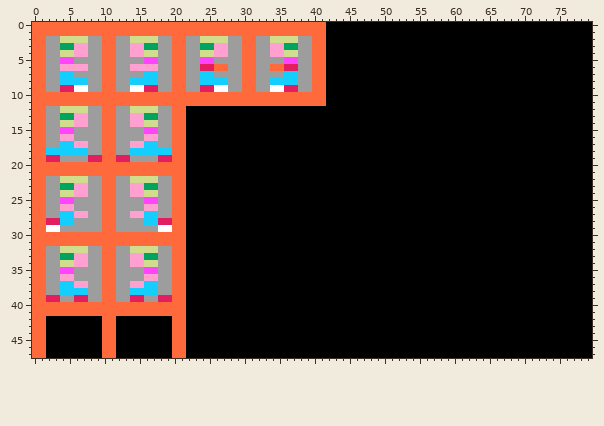
A sprite sheet gets an edit: games/keen/sprites/keen_sprites.png. Above: the version before the commit.
The file is 80x48 pixels. Colours within 5 levels of each other are drawn and written as one.
And afterwards:
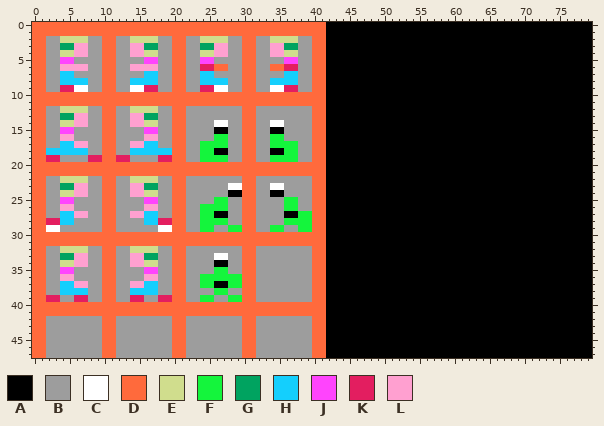
Palette (. is transparent): A #000000  B #9d9d9d  C #ffffff  D #ff6a3c  E #d0dd8d  F #14f53c  G #00a360  H #14cffd  J #ff44fd  K #e31e60  L #ffa0d0
Author's note on the commit: keen: working on yorp support
The edit:
Colour A gives way to colour B in rows 12 to 13 at x 22 to 29 and 32 to 39; in rows 14 to 16 at x 22 to 25, 28 to 29, 32 to 33 and 36 to 39; in rows 17 to 19 at x 22 to 23, 28 to 29, 32 to 33 and 38 to 39; in row 22 at x 22 to 29 and 32 to 39; in rows 23 to 24 at x 22 to 27, 32 to 33 and 36 to 39; in row 25 at x 22 to 25, 28 to 29, 32 to 35 and 38 to 39.
Colour A gives way to colour B in row 26 at x 22 to 23, 28 to 29, 32 to 35 and 38 to 39; in rows 27 to 28 at x 22 to 23, 28 to 29 and 32 to 35; in row 29 at x 22 to 23, 26 to 27, 32 to 33 and 36 to 37; in row 32 at x 22 to 29 and 32 to 39; in rows 33 to 35 at x 22 to 25, 28 to 29 and 32 to 39; in rows 36 to 37 at x 22 to 23 and 32 to 39.
Colour A gives way to colour B in row 38 at x 22 to 25, 28 to 29 and 32 to 39; in row 39 at x 22 to 23, 26 to 27 and 32 to 39; in rows 42 to 47 at x 2 to 9, 12 to 19, 22 to 29 and 32 to 39.
Colour A gives way to colour C in row 14 at x 26 to 27 and 34 to 35; in row 23 at x 28 to 29 and 34 to 35; in row 33 at x 26 to 27.
Colour A gives way to colour D in rows 12 to 19 at x 30 to 31 and 40 to 41; in rows 20 to 21 at x 22 to 41; in rows 22 to 29 at x 30 to 31 and 40 to 41; in rows 30 to 31 at x 22 to 41; in rows 32 to 39 at x 30 to 31 and 40 to 41; in rows 40 to 41 at x 22 to 41.
Colour A gives way to colour D in rows 42 to 47 at x 30 to 31 and 40 to 41.
Colour A gives way to colour F in row 16 at x 26 to 27 and 34 to 35; in row 17 at x 24 to 27 and 34 to 37; in row 18 at x 24 to 25 and 36 to 37; in row 19 at x 24 to 27 and 34 to 37; in row 25 at x 26 to 27 and 36 to 37; in row 26 at x 24 to 27 and 36 to 37.
Colour A gives way to colour F in row 27 at x 24 to 25 and 38 to 39; in row 28 at x 24 to 27 and 36 to 39; in row 29 at x 24 to 25, 28 to 29, 34 to 35 and 38 to 39; in row 35 at x 26 to 27; in row 36 at x 24 to 29; in row 37 at x 24 to 25 and 28 to 29.
Colour A gives way to colour F in row 38 at x 26 to 27; in row 39 at x 24 to 25 and 28 to 29.
